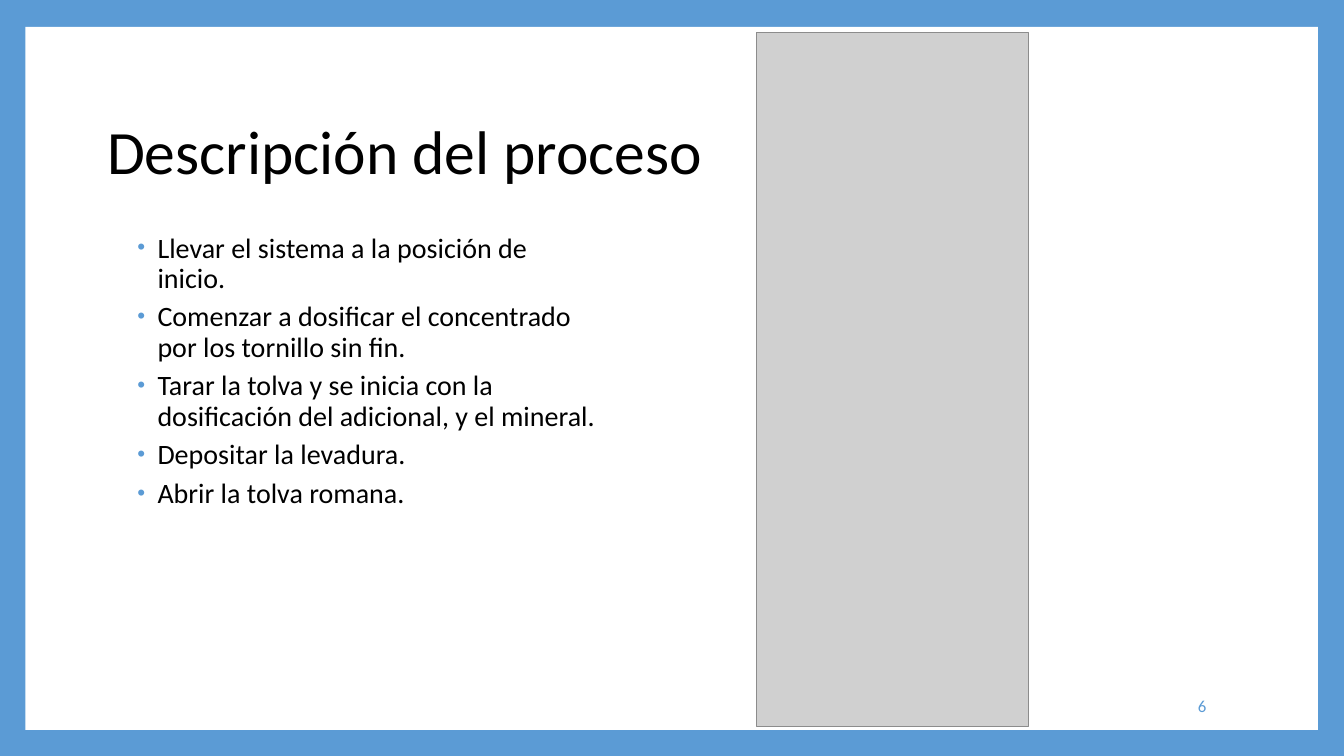
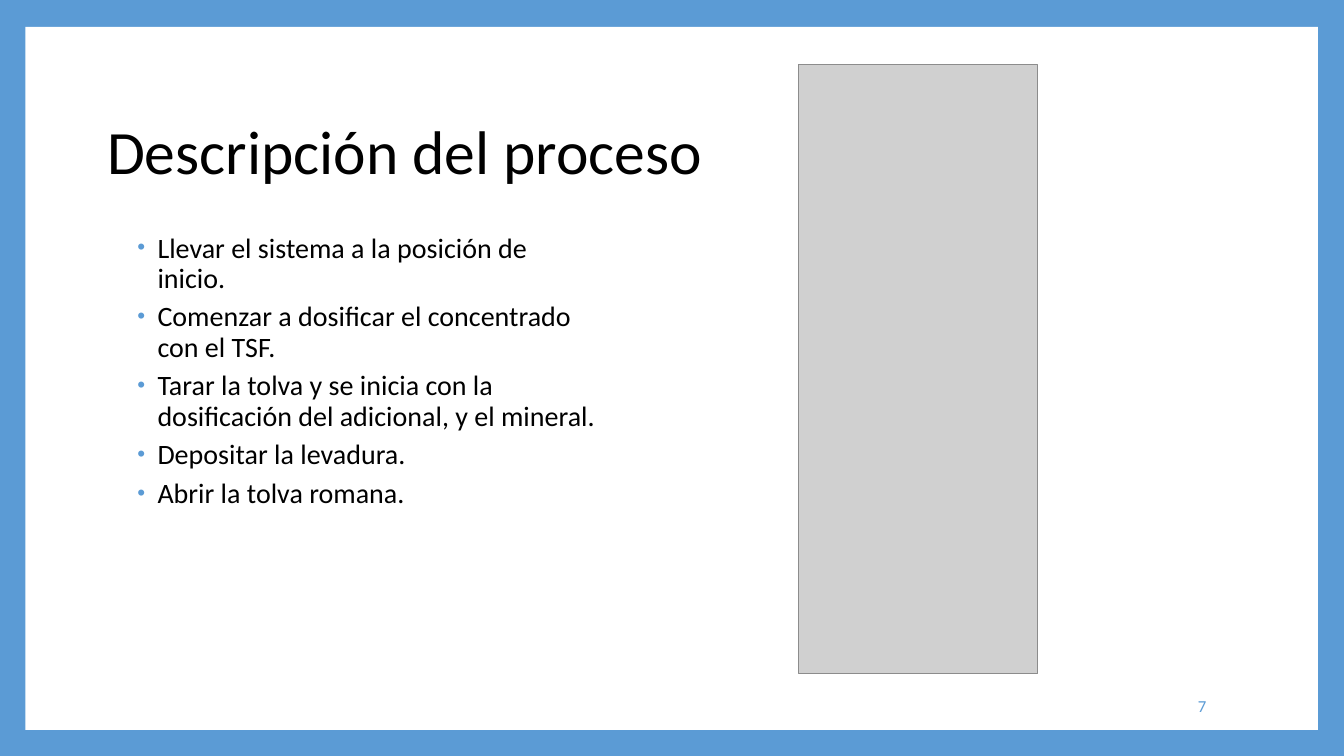
Before and after one commit to steveamena/Graduacion, a slide deck: slide 7 of Documentación/Entregables/Propuestas de solución.pptx (slide 6 before the commit). Drawn at 1344x756 pixels with LibreOffice and Linux fonts; fonts in the diff are those of the drawing; grey boxes stand for pictures. Boxes give left, top, right and bottom in pixels: in the first picture for what was removed or moved away, otherwise in the second. Text is boxed around its words. In the diff, an @@ line names an element or a change of style, - is before the commit and + after.

```diff
--- a/Documentación/Entregables/Propuestas de solución.pptx
+++ b/Documentación/Entregables/Propuestas de solución.pptx
@@ picture: place and size @@
-picture at (756, 32, 1028, 727)
+picture at (799, 65, 1037, 674)
@@ text at (158, 306, 571, 358): text changed @@
-  • Comenzar a dosificar el concentrado por los tornillo sin fin.
+  • Comenzar a dosificar el concentrado con el TSF.
@@ page number at (1198, 701, 1206, 712): text changed @@
-6
+7
```
Also in this commit, not shown: 6 other slides changed, 10 slides added, 55 other files.
